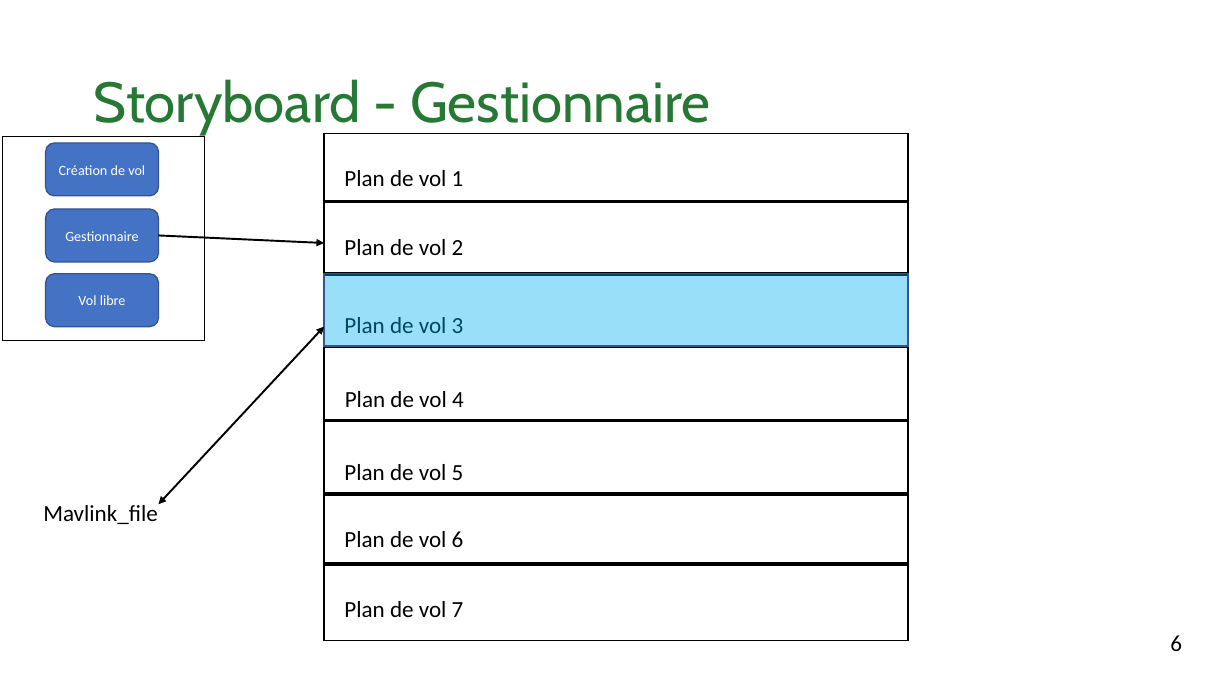
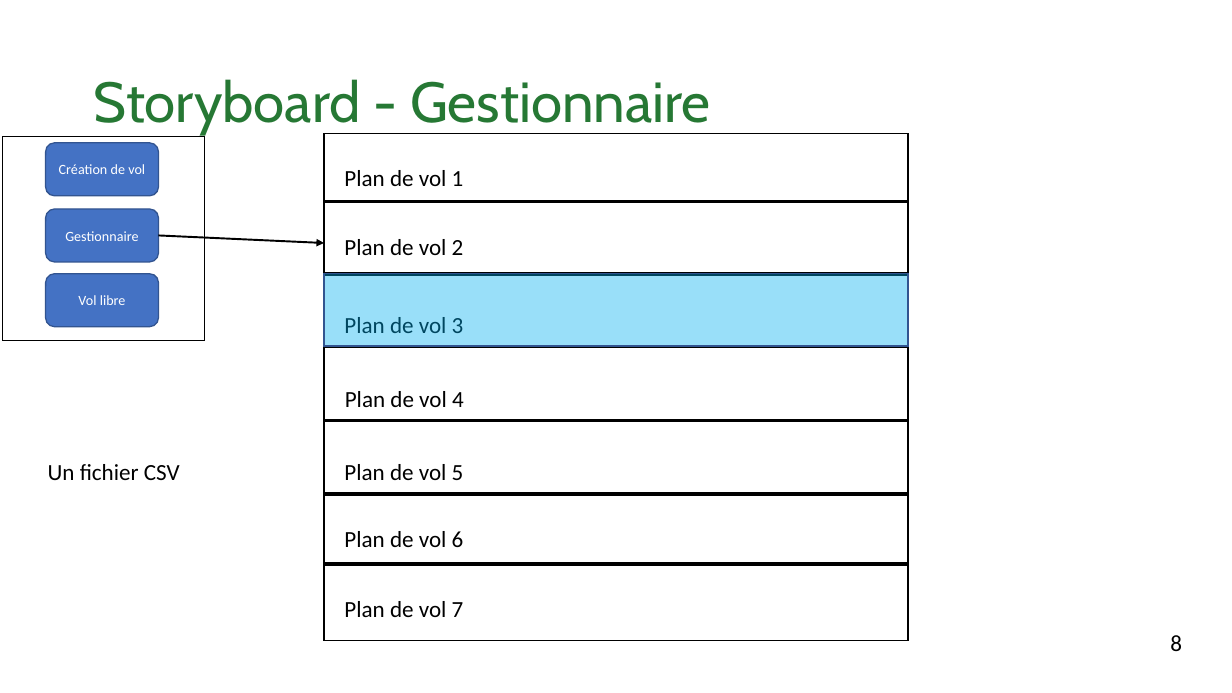
Before and after one commit to DenizSungurtekin/droneProgrammer, a slide deck: slide 8 of Documentation/presentation_3/presentation_3.pptx. Drawn at 1232x693 pixels with LibreOffice and Linux fonts; fonts in the diff are those of the drawing. Boxes give left, top, right and bottom in pixels: in the first picture for what was removed or moved away, otherwise in the second. Text is boxed around its words. In the diff, an @@ line names an element or a change of style, - is before the commit and + after.

```diff
--- a/Documentation/presentation_3/presentation_3.pptx
+++ b/Documentation/presentation_3/presentation_3.pptx
@@ double arrow removed from (159, 505) to (324, 327) @@
@@ text added at (48, 464, 180, 480), 18 pt, text #000000 @@
+Un fichier CSV
@@ text removed at (43, 505, 158, 524) @@
-Mavlink_file
@@ text at (1170, 635, 1182, 651): text changed @@
-6
+8
```
Also in this commit, not shown: 6 other slides changed, 2 slides added.
